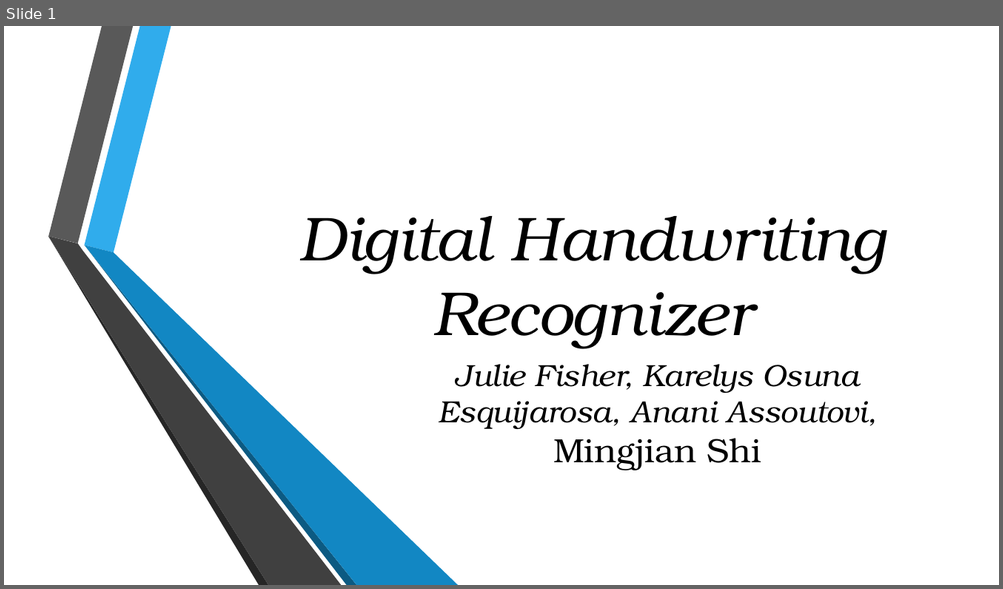
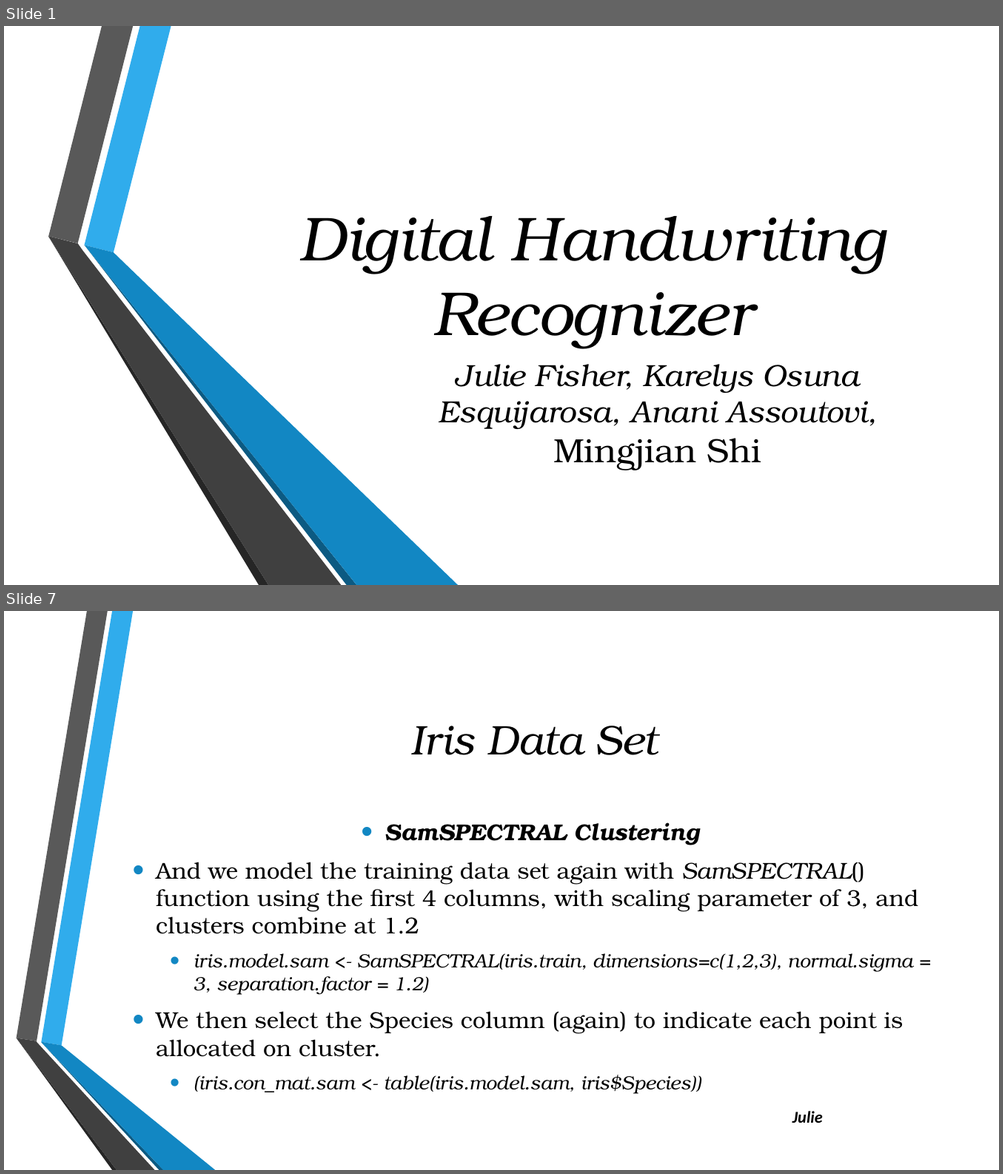
Before and after one commit to julielinx/Final-_Project, a slide deck: Presentation1.pptx. Shown one above the other, each under a label of ours: slide 1 before the commit, slides 1 and 7 after it; the slides between them are not shown. The pictures are 1003x589 and 1003x1174 pixels, drawn with LibreOffice and Linux fonts; fonts in the diff are those of the drawing; background and template pictures are left out. Boxes give left, top, right and bottom in pixels: in the first picture for what was removed or moved away, otherwise in the second. Text is boxed around its words. In the diff, an @@ line names an element or a change of style, - is before the commit and + after.

```diff
--- a/Presentation1.pptx
+++ b/Presentation1.pptx
@@ slide 7 added at bbox=[4, 611, 999, 1170], background picture (left out) @@
@@ title added at bbox=[410, 726, 657, 755], 40 pt, text #000000, italic @@
+Iris Data Set
@@ text added at bbox=[156, 823, 918, 1094], 22.2 pt, text #000000 @@
+• SamSPECTRAL Clustering
+• And we model the training data set again with SamSPECTRAL() function using the first 4 columns, with scaling parameter of 3, and clusters combine at 1.2
+  • iris.model.sam <- SamSPECTRAL(iris.train, dimensions=c(1,2,3), normal.sigma = 3, separation.factor = 1.2)
+• We then select the Species column (again) to indicate each point is allocated on cluster.
+  • (iris.con_mat.sam <- table(iris.model.sam, iris$Species))
@@ group added at bbox=[16, 611, 215, 1170]: 6 freeform shapes @@
@@ text added at bbox=[792, 1111, 822, 1123], 16 pt, text #000000, bold, italic @@
+Julie
```
Also in this commit, not shown: 3 slides changed, 9 other slides added.
